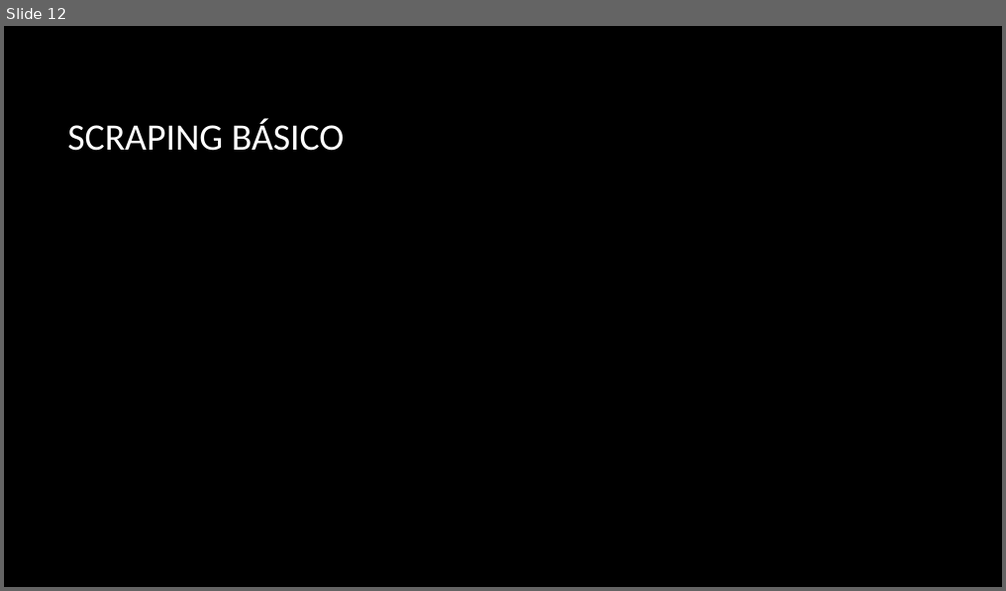
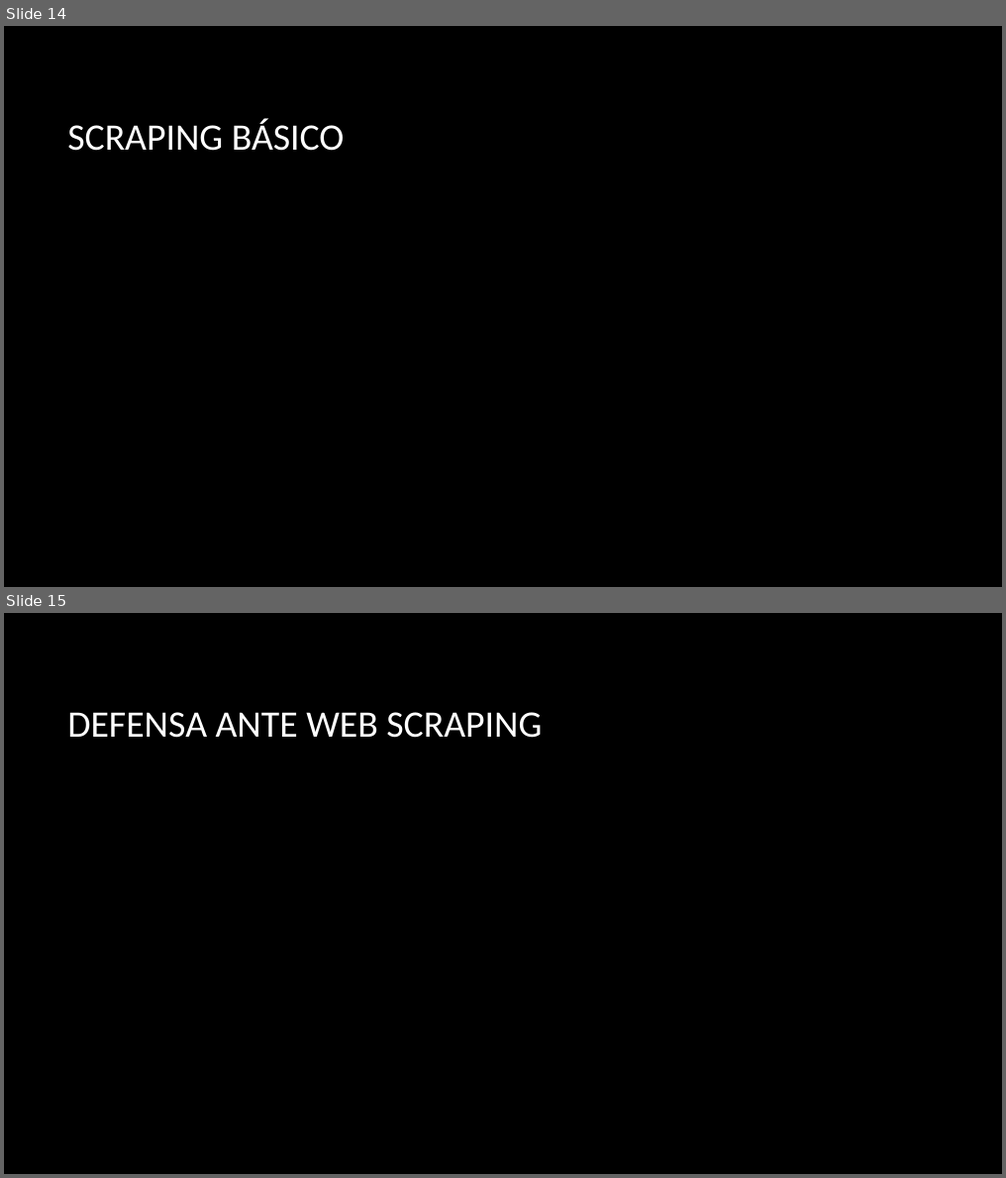
Before and after one commit to jofaval/talks-about, a slide deck: uv/web-scraping-y-las-bases-de-datos-ofuscadas/web-scraping-core.pptx. Shown one above the other, each under a label of ours: slide 12 before the commit, slides 14 and 15 after it. The pictures are 1006x591 and 1006x1178 pixels, drawn with LibreOffice and Linux fonts; fonts in the diff are those of the drawing; background and template pictures are left out. Boxes give left, top, right and bottom in pixels: in the first picture for what was removed or moved away, otherwise in the second. Text is boxed around its words. In the diff, an @@ line names an element or a change of style, - is before the commit and + after.

Commit message:
feat(uv): web-scraping progress

```diff
--- a/uv/web-scraping-y-las-bases-de-datos-ofuscadas/web-scraping-core.pptx
+++ b/uv/web-scraping-y-las-bases-de-datos-ofuscadas/web-scraping-core.pptx
@@ slide 15 added at box(4, 613, 1002, 1174), background picture (left out) @@
@@ title added at box(67, 712, 542, 738), 36 pt, text #FFFFFF @@
+DEFENSA ANTE WEB SCRAPING
@@ what was slide 12 is now slide 14 @@
```
Also in this commit, not shown: 2 slides changed, 4 other slides added, 1 other file.
